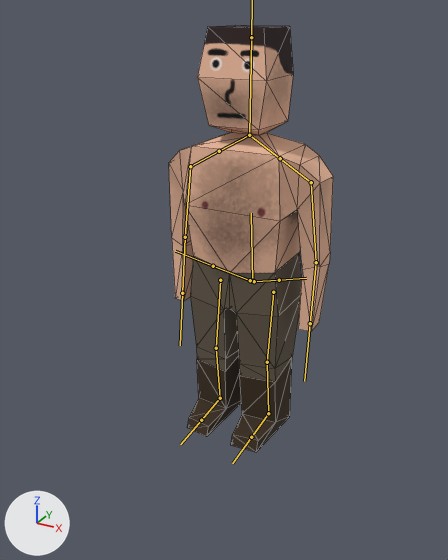
Renders of the FBX model Hololens2.0/Assets/Models/Characters/character.fbx from each side of a commit.
Both versions are drawn from a 50 mm camera at (0.879, -1.698, 1.408) aimed at (0.041, -0.175, 0.647). Arrows for +X, +Y and +Z are at lower left; the lights stay in place. The bones that bend it are drawn over the model as lines. Mesh edges are drawn as thin lines.

The first picture shows 'Character'.
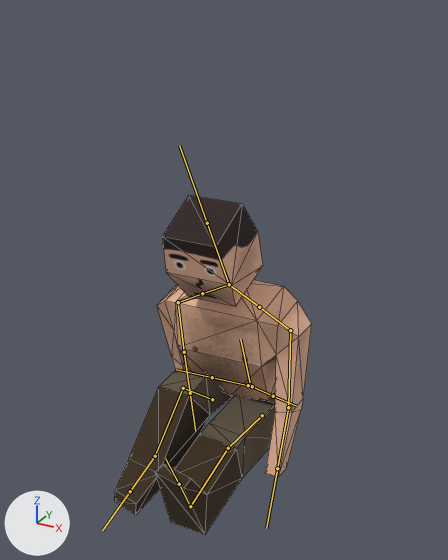
The newer file adds an action. The first version stands in its rest pose; the second is drawn at frame 13 of the action 'Armature|SitUp'.

Location of each change, (x1, y1, x2, y2) in pixels of the pictures (448 x 560 px):
'Character', posed (20% wider, 21% shorter)
    before: (169, 25, 333, 452)
    after: (115, 196, 312, 534)
bone 'spine', root to tip
    before: (252, 281) to (251, 213)
    after: (250, 385) to (240, 339)
bone 'spine.003', root to tip
    before: (249, 135) to (251, 37)
    after: (229, 284) to (207, 223)
bone 'shoulder.L', root to tip
    before: (249, 135) to (280, 158)
    after: (229, 284) to (259, 307)
bone 'upper_arm.L', root to tip
    before: (311, 182) to (316, 262)
    after: (290, 330) to (288, 407)
bone 'thigh.L', root to tip
    before: (273, 292) to (267, 362)
    after: (262, 415) to (228, 448)
bone 'shin.L', root to tip
    before: (267, 362) to (268, 413)
    after: (228, 448) to (190, 506)
bone 'foot.L', root to tip
    before: (268, 413) to (251, 437)
    after: (190, 506) to (179, 484)
bone 'shoulder.R', root to tip
    before: (249, 135) to (219, 151)
    after: (229, 284) to (202, 293)
bone 'upper_arm.R', root to tip
    before: (190, 166) to (185, 237)
    after: (178, 302) to (184, 352)
bone 'thigh.R', root to tip
    before: (220, 280) to (216, 348)
    after: (212, 399) to (183, 388)
bone 'shin.R', root to tip
    before: (216, 348) to (220, 398)
    after: (183, 388) to (155, 456)
bone 'foot.R', root to tip
    before: (220, 398) to (201, 420)
    after: (155, 456) to (130, 491)

Diff of the bpy script that builds the scene:
```diff
--- a/Hololens2.0/Assets/Models/Characters/character.fbx.py
+++ b/Hololens2.0/Assets/Models/Characters/character.fbx.py
@@ bone_spine @@
 bone_spine = bpy.data.objects['Armature'].pose.bones['spine']
-bone_spine.location = (0.0, 0.0, 0.0)
-bone_spine.rotation_quaternion = (1.0, 0.0, 0.0, 0.0)  # degrees (0, 0, 0)
+bone_spine.location = (0.0, -0.432, 0.035)
+bone_spine.rotation_quaternion = (0.991, 0.131, 0.0, 0.0)  # degrees (15, 0, 0)
@@ bone_spine_003 @@
 bone_spine_003 = bpy.data.objects['Armature'].pose.bones['spine.003']  # child of 'spine'
-bone_spine_003.rotation_quaternion = (1.0, 0.0, 0.0, 0.0)  # degrees (0, 0, 0)
+bone_spine_003.rotation_quaternion = (0.993, 0.119, 0.0, 0.0)  # degrees (14, 0, 0)
@@ bone_shoulder_l @@
 bone_shoulder_l = bpy.data.objects['Armature'].pose.bones['shoulder.L']  # child of 'spine'
-bone_shoulder_l.rotation_quaternion = (1.0, 0.0, 0.0, 0.0)  # degrees (0, 0, 0)
+bone_shoulder_l.rotation_quaternion = (1.0, 0.011, -0.011, 0.0)  # degrees (1, -1, 0)
@@ bone_upper_arm_l @@
 bone_upper_arm_l = bpy.data.objects['Armature'].pose.bones['upper_arm.L']  # child of 'shoulder.L.001'
-bone_upper_arm_l.rotation_quaternion = (1.0, 0.0, 0.0, 0.0)  # degrees (0, 0, 0)
+bone_upper_arm_l.rotation_quaternion = (0.973, 0.219, -0.026, 0.074)  # degrees (25, -5, 8)
@@ bone_thigh_l @@
 bone_thigh_l = bpy.data.objects['Armature'].pose.bones['thigh.L']  # child of 'spine'
-bone_thigh_l.location = (0.0, 0.0, 0.0)
-bone_thigh_l.rotation_quaternion = (1.0, 0.0, 0.0, 0.0)  # degrees (0, 0, 0)
+bone_thigh_l.location = (0.0, 0.009, -0.068)
+bone_thigh_l.rotation_quaternion = (0.609, -0.793, 0.0, 0.0)  # degrees (-105, 0, 0)
@@ bone_shin_l @@
 bone_shin_l = bpy.data.objects['Armature'].pose.bones['shin.L']  # child of 'thigh.L'
-bone_shin_l.rotation_quaternion = (1.0, 0.0, 0.0, 0.0)  # degrees (0, 0, 0)
+bone_shin_l.rotation_quaternion = (0.999, 0.043, 0.0, 0.0)  # degrees (5, 0, 0)
@@ bone_foot_l @@
 bone_foot_l = bpy.data.objects['Armature'].pose.bones['foot.L']  # child of 'shin.L'
-bone_foot_l.rotation_quaternion = (1.0, 0.0, 0.0, 0.0)  # degrees (0, 0, 0)
+bone_foot_l.rotation_quaternion = (0.992, 0.127, 0.0, 0.0)  # degrees (15, 0, 0)
@@ bone_shoulder_r @@
 bone_shoulder_r = bpy.data.objects['Armature'].pose.bones['shoulder.R']  # child of 'spine'
-bone_shoulder_r.rotation_quaternion = (1.0, 0.0, 0.0, 0.0)  # degrees (0, 0, 0)
+bone_shoulder_r.rotation_quaternion = (1.0, 0.011, 0.011, 0.0)  # degrees (1, 1, 0)
@@ bone_upper_arm_r @@
 bone_upper_arm_r = bpy.data.objects['Armature'].pose.bones['upper_arm.R']  # child of 'shoulder.R.001'
-bone_upper_arm_r.rotation_quaternion = (1.0, 0.0, 0.0, 0.0)  # degrees (0, 0, 0)
+bone_upper_arm_r.rotation_quaternion = (1.0, -0.025, -0.003, 0.009)  # degrees (-3, 0, 1)
@@ bone_thigh_r @@
 bone_thigh_r = bpy.data.objects['Armature'].pose.bones['thigh.R']  # child of 'spine'
-bone_thigh_r.location = (0.0, 0.0, 0.0)
-bone_thigh_r.rotation_quaternion = (1.0, 0.0, 0.0, 0.0)  # degrees (0, 0, 0)
+bone_thigh_r.location = (0.0, 0.009, -0.068)
+bone_thigh_r.rotation_quaternion = (0.365, -0.931, 0.0, 0.0)  # degrees (-137, 0, 0)
@@ bone_shin_r @@
 bone_shin_r = bpy.data.objects['Armature'].pose.bones['shin.R']  # child of 'thigh.R'
-bone_shin_r.rotation_quaternion = (1.0, 0.0, 0.0, 0.0)  # degrees (0, 0, 0)
+bone_shin_r.rotation_quaternion = (0.834, 0.552, 0.0, 0.0)  # degrees (67, 0, 0)
@@ bone_foot_r @@
 bone_foot_r = bpy.data.objects['Armature'].pose.bones['foot.R']  # child of 'shin.R'
-bone_foot_r.rotation_quaternion = (1.0, 0.0, 0.0, 0.0)  # degrees (0, 0, 0)
+bone_foot_r.rotation_quaternion = (0.841, 0.541, 0.0, 0.0)  # degrees (65, 0, 0)
```
